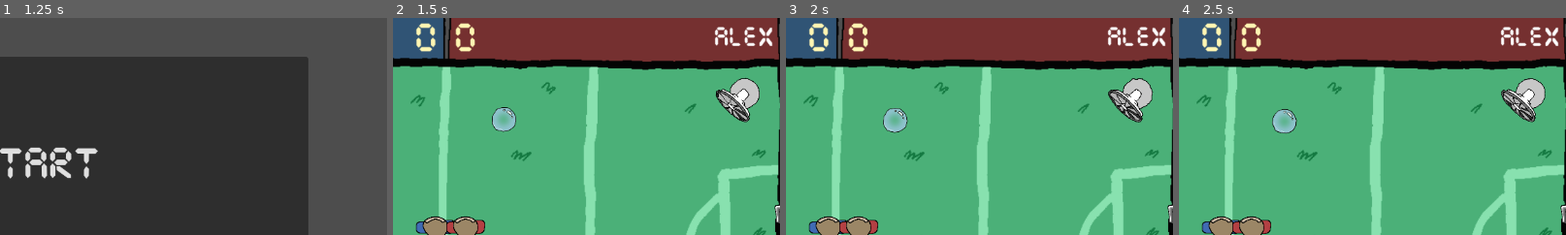
Above: before the commit, frames 1-4 (left to right).
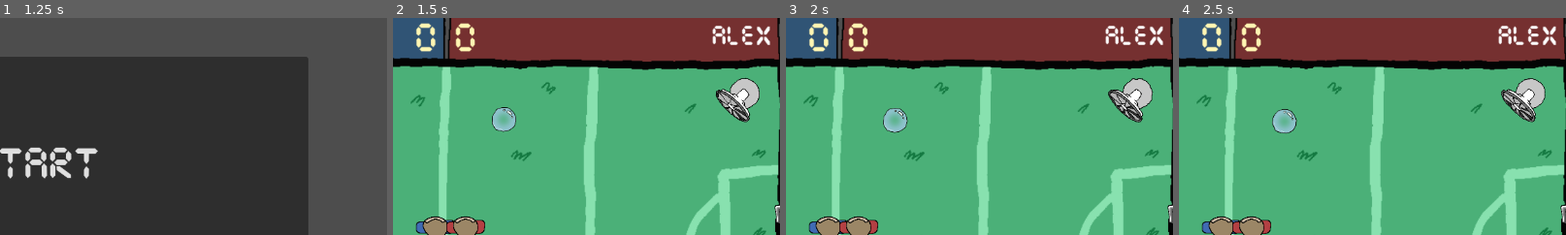
Above: after the commit, the same moments.

Repository: Calandir/ggj-2025
Game: Godot game, scene res://Scenes/menu.tscn
The game is run twice, just before and just after one commit, with the same random seed, the same clock (stepped at 60 frames per second) and the same inputs. Sound files missing from this copy of the repository are replaced by a short silence.
Inputs (mouse positions are % of the whole screen's width and height, from its top left):
- Up to frame 1 (1.25 s): click (20, 73) at 0.52 s; type "Alex" at 0.6 s; click (80, 72) at 0.75 s; type "Alex" at 0.83 s
- Up to frame 2 (1.5 s): click "START" at 1.25 s
- Up to frame 3 (2 s): no input
- Up to frame 4 (2.5 s): tap R (p0_spawn_bubble) at 2.1 s
The pictures show only the part of the screen within x 44-94%, y 0-50%; the shares and areas given below are measured in that part.

Frame 1 is identical in both runs. In frame 2, 0.9% of the frame differs, in the area x 82-98%, y 3-13%; in frame 3, 0.9%; in frame 4, 0.9%.

Commit message:
adjust red player label

Diff:
--- a/Scenes/example_scene.tscn
+++ b/Scenes/example_scene.tscn
@@ -34,10 +34,10 @@
 scale = Vector2(1.5, 1.5)
 
 [node name="LabelA_Player" type="Label" parent="GoalA"]
-offset_left = 908.113
-offset_top = -384.893
-offset_right = 1190.11
-offset_bottom = -329.893
+offset_left = 902.78
+offset_top = -386.893
+offset_right = 1184.78
+offset_bottom = -331.893
 pivot_offset = Vector2(105.334, 22.6666)
 size_flags_horizontal = 8
 theme_override_fonts/font = ExtResource("6_nxpui")
Not shown, added: Art/credits_button.png.import
Not shown, added: Art/credits_hover.png.import
Not shown, added: Art/play_button.png.import
Not shown, added: Art/play_hover.png.import
Not shown: 1 places in Scenes/example_scene.tscn that only renumber resources
